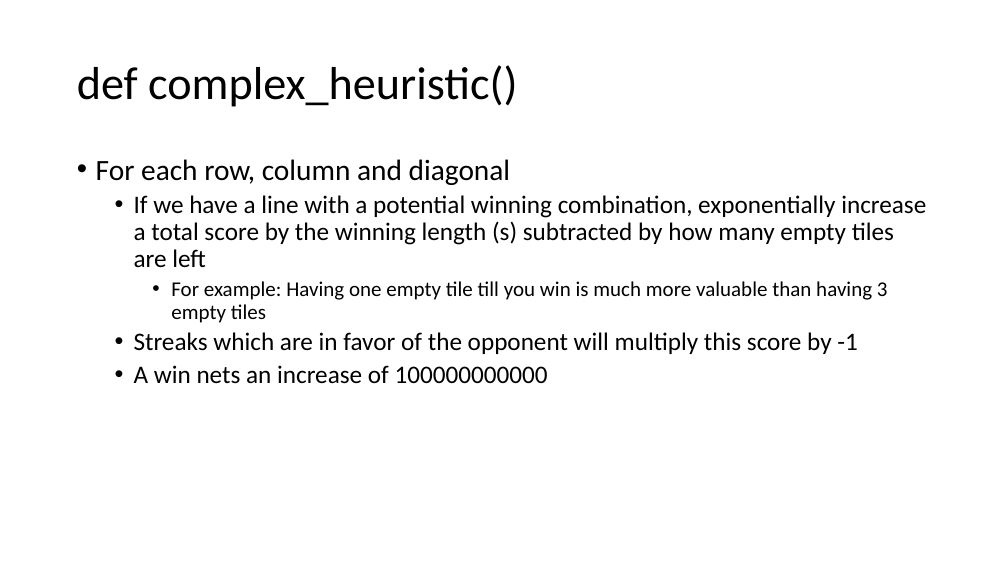
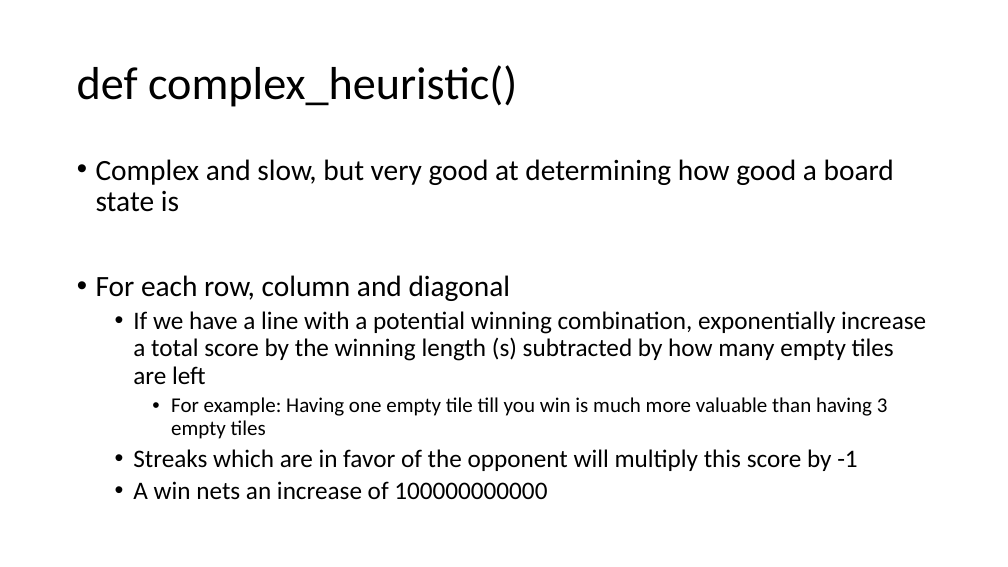
Before and after one commit to jaredcohen1998/comp472-miniproject2, a slide deck: slide 21 of powerpoint.pptx (slide 20 before the commit). Drawn at 1008x567 pixels with LibreOffice and Linux fonts; fonts in the diff are those of the drawing. Boxes give left, top, right and bottom in pixels: in the first picture for what was removed or moved away, otherwise in the second. Text is boxed around its words. In the diff, an @@ line names an element or a change of style, - is before the commit and + after.

```diff
--- a/powerpoint.pptx
+++ b/powerpoint.pptx
@@ text at bbox=[96, 159, 894, 212]: paragraph added @@
+• Complex and slow, but very good at determining how good a board state is
```
Also in this commit, not shown: 20 other slides changed, 3 slides added.
